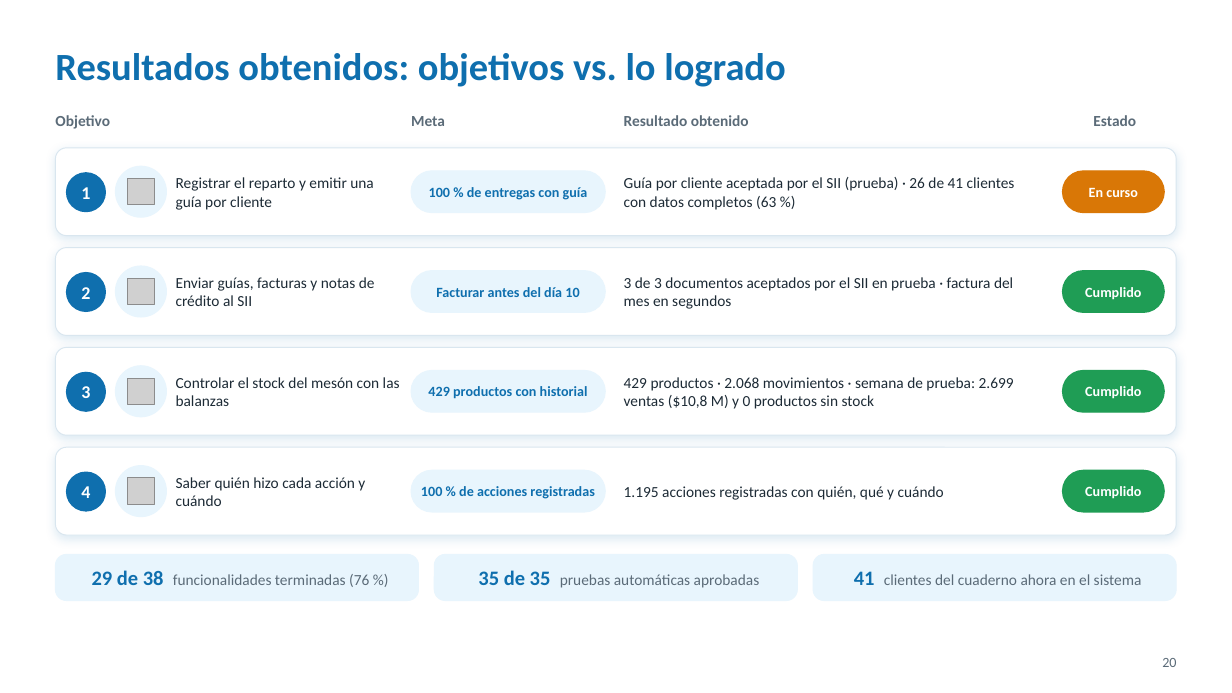
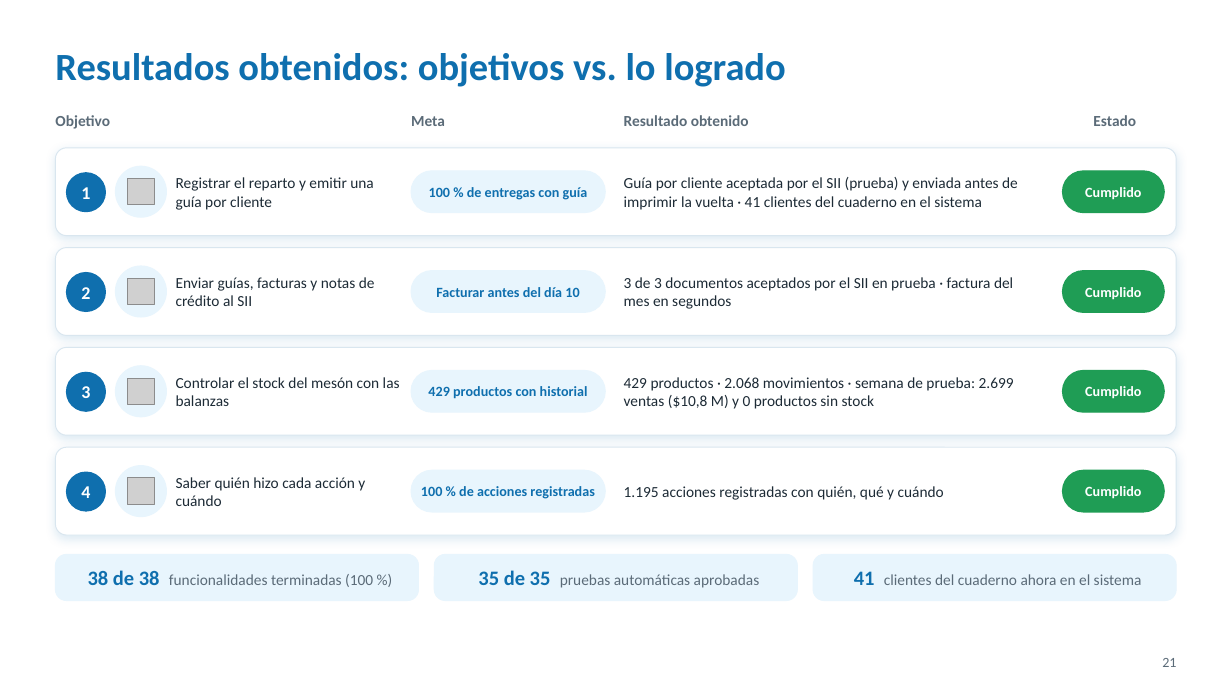
Before and after one commit to Javi3rr/proyecto-capstone, a slide deck: slide 21 of Fase 3/Evidencias Grupales/2. Presentación/Patopan_Presentacion_Final.pptx (slide 20 before the commit). Drawn at 1232x693 pixels with LibreOffice and Linux fonts; fonts in the diff are those of the drawing; grey boxes stand for pictures; background and template pictures are left out. Boxes give left, top, right and bottom in pixels: in the first picture for what was removed or moved away, otherwise in the second. Text is boxed around its words. In the diff, an @@ line names an element or a change of style, - is before the commit and + after.

```diff
--- a/Fase 3/Evidencias Grupales/2. Presentación/Patopan_Presentacion_Final.pptx
+++ b/Fase 3/Evidencias Grupales/2. Presentación/Patopan_Presentacion_Final.pptx
@@ text at bbox=[624, 177, 1018, 210]: text changed @@
-Guía por cliente aceptada por el SII (prueba) · 26 de 41 clientes con datos completos (63 %)
+Guía por cliente aceptada por el SII (prueba) y enviada antes de imprimir la vuelta · 41 clientes del cuaderno en el sistema
@@ rounded rectangle at bbox=[1063, 171, 1165, 213]: fill #D97706 to #1F9D55; outline #D97706 1 pt to #1F9D55 1 pt @@
@@ text at bbox=[1085, 187, 1141, 200]: text changed @@
-En curso
+Cumplido
@@ text at bbox=[88, 570, 373, 587]: text changed @@
-29 de 38 funcionalidades terminadas (76 %)
+38 de 38 funcionalidades terminadas (100 %)
@@ page number at bbox=[1162, 658, 1176, 667]: text changed @@
-20
+21
```
Also in this commit, not shown: 3 other slides changed, 1 slide added, 1 other file.
